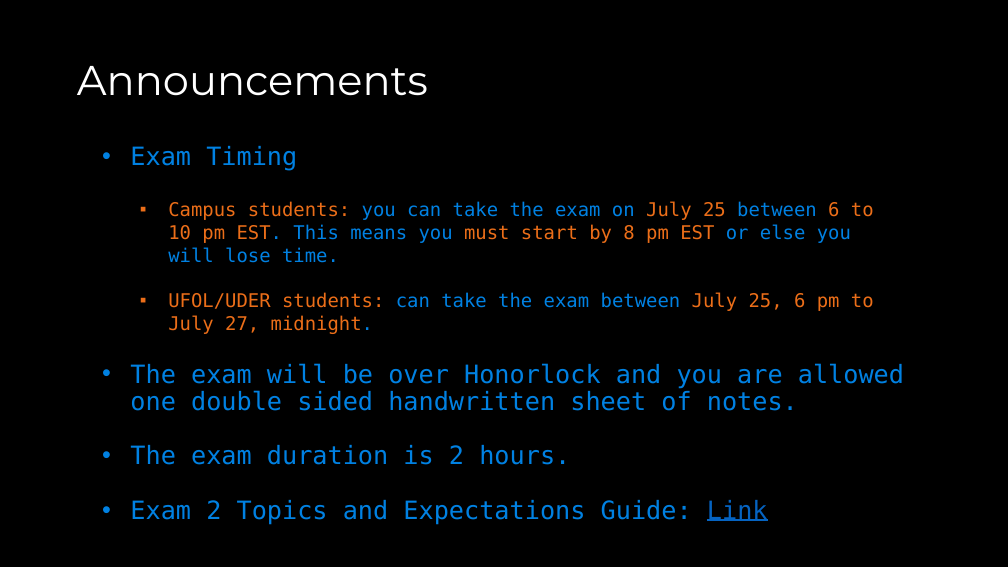
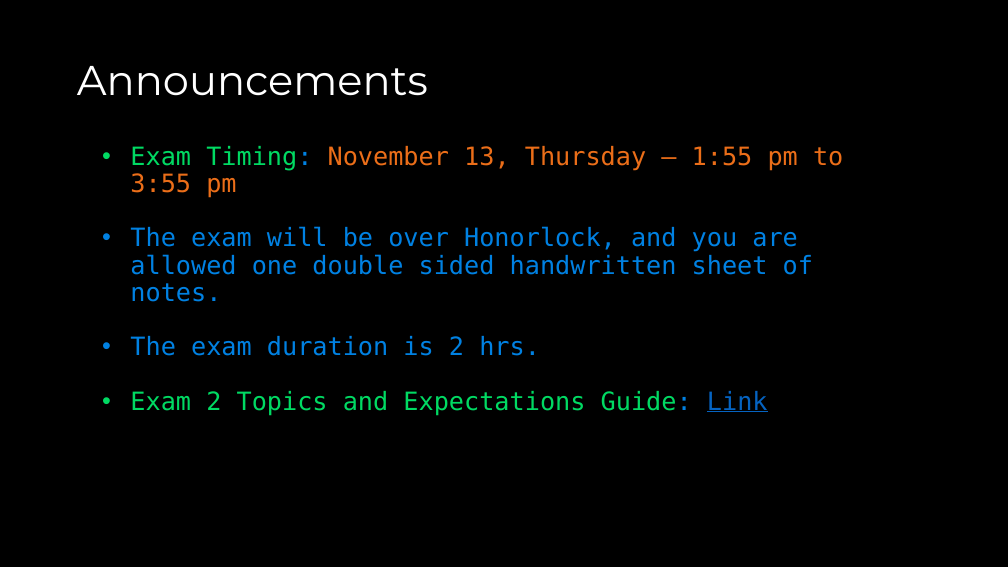
Before and after one commit to COP3530/Instructional-Content, a slide deck: slide 3 of Slides/Slides-PPT/Exam 2 - Review A.pptx. Drawn at 1008x567 pixels with LibreOffice and Linux fonts; fonts in the diff are those of the drawing. Boxes give left, top, right and bottom in pixels: in the first picture for what was removed or moved away, otherwise in the second. Text is boxed around its words. In the diff, an @@ line names an element or a change of style, - is before the commit and + after.

```diff
--- a/Slides/Slides-PPT/Exam 2 - Review A.pptx
+++ b/Slides/Slides-PPT/Exam 2 - Review A.pptx
@@ text at box(130, 146, 843, 356): text changed; size 18 to 24 pt @@
-• Exam Timing
-  ▪ Campus students: you can take the exam on July 25 between 6 to 10 pm EST. This means you must start by 8 pm EST or else you will lose time.
-  ▪ UFOL/UDER students: can take the exam between July 25, 6 pm to July 27, midnight.
-• The exam will be over Honorlock and you are allowed one double sided handwritten sheet of notes.
-• The exam duration is 2 hours.
+• Exam Timing: November 13, Thursday – 1:55 pm to 3:55 pm
+• The exam will be over Honorlock, and you are allowed one double sided handwritten sheet of notes.
+• The exam duration is 2 hrs.
@@ text at box(130, 391, 768, 416): text colour #0081E2 to #00DA63 in "Exam 2 Topics and Expectations Guide:" @@
```
Also in this commit, not shown: 12 other slides changed, 3 other files.
